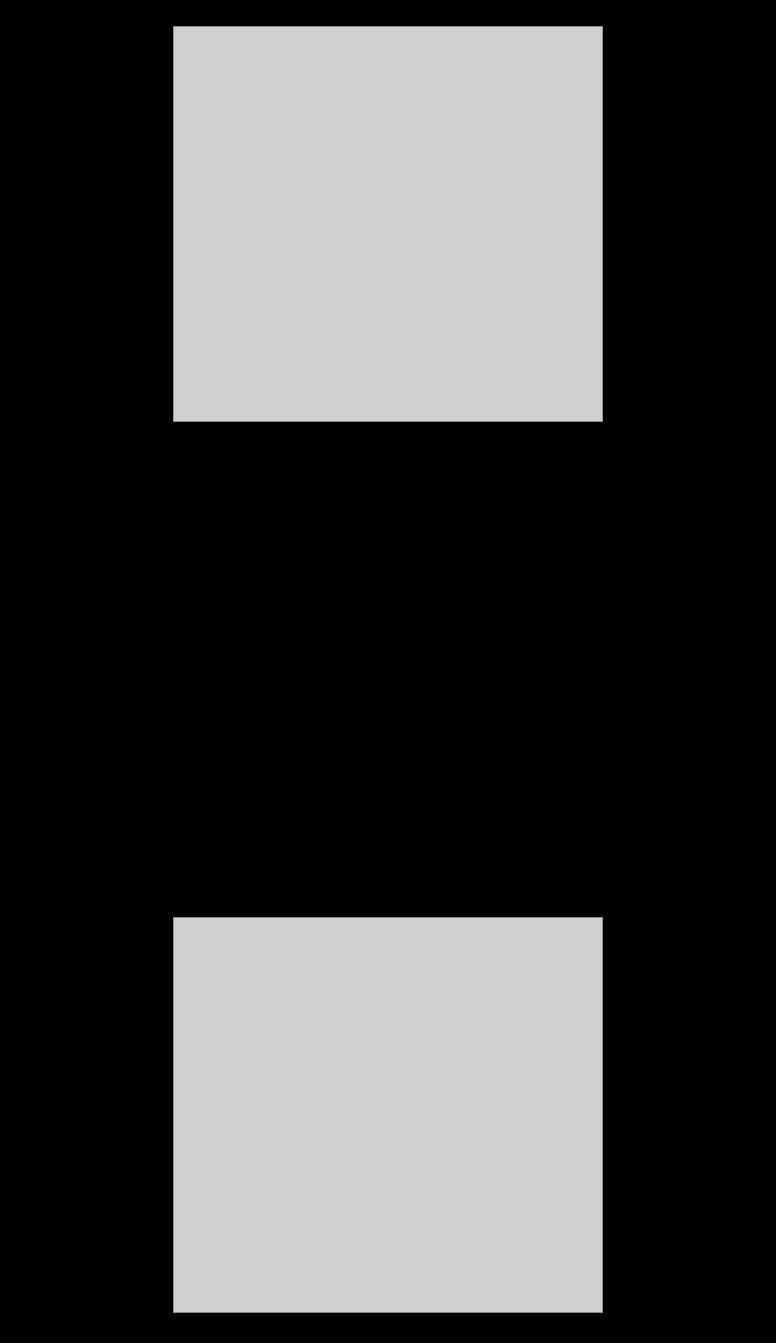
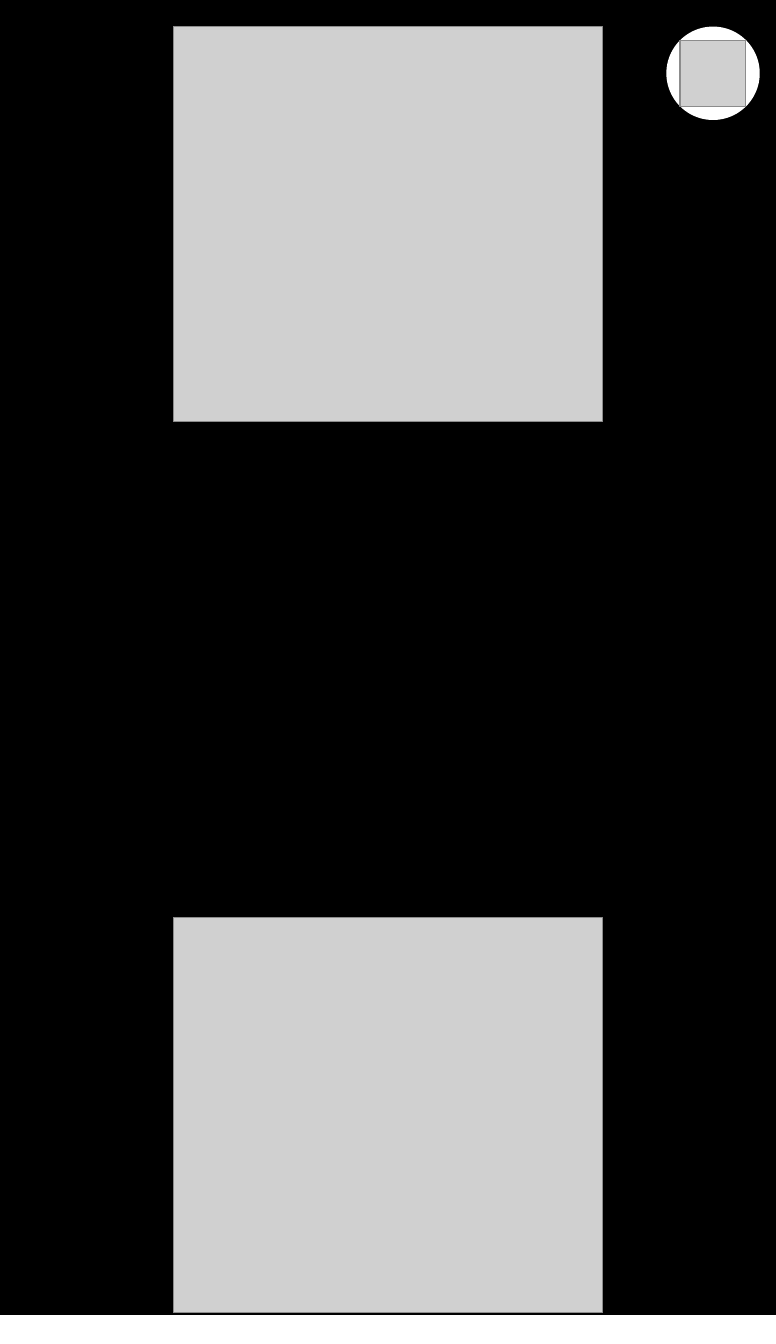
Before and after one commit to victordelrosal/hit, a slide deck: slide 1 of misc/cover2.pptx. Drawn at 776x1344 pixels with LibreOffice and Linux fonts; fonts in the diff are those of the drawing; grey boxes stand for pictures. Boxes give left, top, right and bottom in pixels: in the first picture for what was removed or moved away, otherwise in the second. Text is boxed around its words. In the diff, an @@ line names an element or a change of style, - is before the commit and + after.

```diff
--- a/misc/cover2.pptx
+++ b/misc/cover2.pptx
@@ rectangle: place and size @@
-rectangle at (0,0,776,1342)
+rectangle at (0,0,776,1314)
@@ ellipse added at (666,27,759,120), fill #FFFFFF @@
@@ picture added at (680,40,746,107) @@
```
Also in this commit, not shown: 2 other files.
